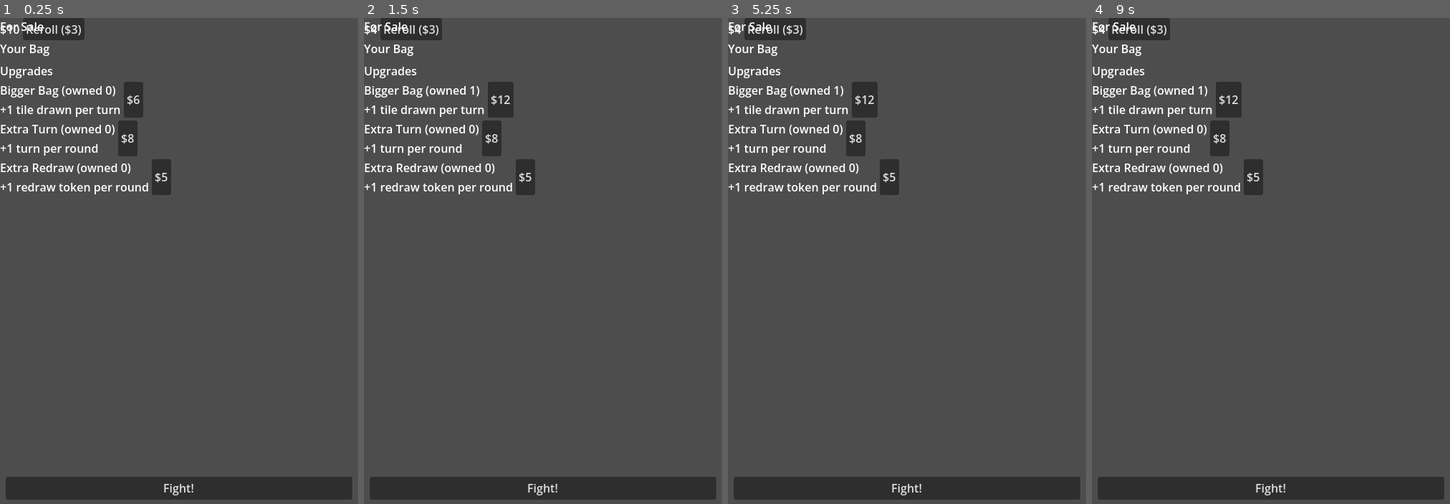
Above: before the commit, frames 1-4 (left to right).
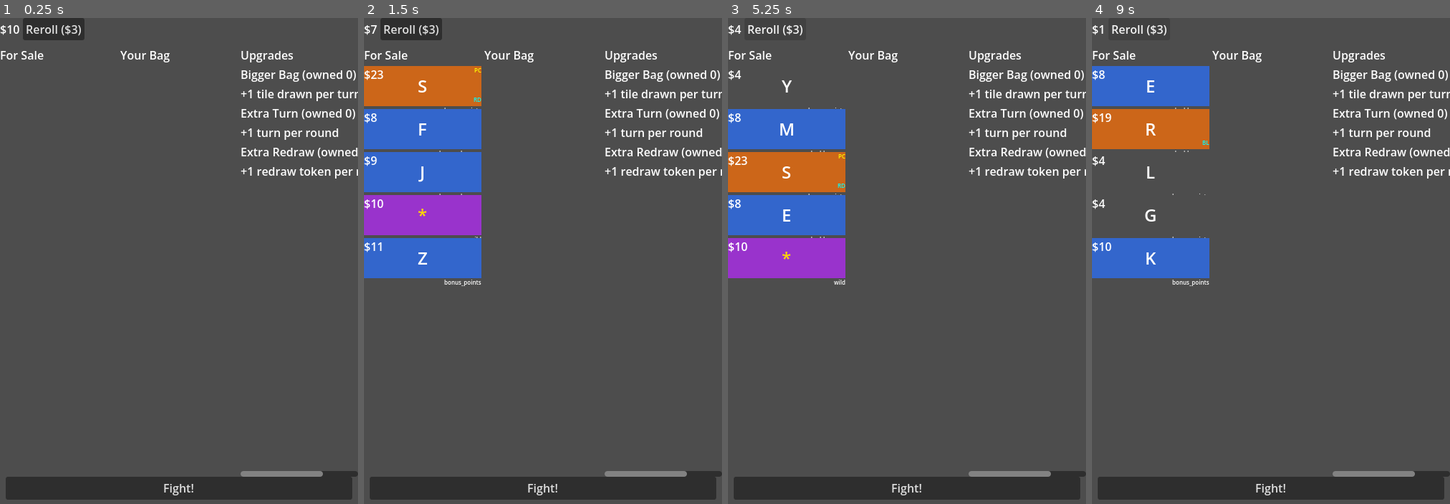
Above: after the commit, the same moments.

Repository: nilocky/letter-rogue
Game: Godot game, scene res://scenes/ShopScreen.tscn
The game is run twice, just before and just after one commit, with the same random seed, the same clock (stepped at 60 frames per second) and the same inputs. This scene is started directly instead of the project's main scene.
Inputs (mouse positions are in pixels of both pictures, inside the frame that each line leads up to):
- Up to frame 1 (0.25 s): no input
- Up to frame 2 (1.5 s): click "Reroll ($3)" at 0.5 s; click (496, 100) at 1.25 s, where only the run before the commit has a clickable "$6"
- Up to frame 3 (5.25 s): click (864, 100) at 2 s, where only the run before the commit has a clickable "$12"; click "Fight!" at 2.75 s; click (856, 139) at 3.5 s, where only the run before the commit has a clickable "$8"; click (889, 178) at 4.25 s, where only the run before the commit has a clickable "$5"; click "Reroll ($3)" at 5 s
- Up to frame 4 (9 s): click (1228, 100) at 5.75 s, where only the run before the commit has a clickable "$12"; click "Fight!" at 6.5 s; click (1220, 139) at 7.25 s, where only the run before the commit has a clickable "$8"; click (1253, 178) at 8 s, where only the run before the commit has a clickable "$5"; click "Reroll ($3)" at 8.75 s

The runs differ from the first frame. In frame 1, 5.3% of the frame differs, in the area x 0-100%, y 0-95%; in frame 2, 18%; in frame 3, 15%; in frame 4, 13%.

Commit message:
fix: three-column shop layout fills viewport, tiles expand in grid

Diff:
--- a/scenes/ShopScreen.tscn
+++ b/scenes/ShopScreen.tscn
@@ -22,34 +22,57 @@
 anchors_preset = 15
 anchor_right = 1.0
 anchor_bottom = 1.0
-margin_top = 40.0
-margin_bottom = -40.0
+offset_top = 40.0
+offset_bottom = -40.0
 
-[node name="Content" type="VBoxContainer" parent="MarginContainer"]
+[node name="Columns" type="HBoxContainer" parent="MarginContainer"]
+size_flags_horizontal = 3
+size_flags_vertical = 3
 
-[node name="ForSaleLabel" type="Label" parent="MarginContainer/Content"]
+[node name="ShopColumn" type="VBoxContainer" parent="MarginContainer/Columns"]
+size_flags_horizontal = 3
+size_flags_vertical = 3
+
+[node name="ForSaleLabel" type="Label" parent="MarginContainer/Columns/ShopColumn"]
 text = "For Sale"
 
-[node name="InventoryGrid" type="GridContainer" parent="MarginContainer/Content"]
+[node name="InventoryScroll" type="ScrollContainer" parent="MarginContainer/Columns/ShopColumn"]
+size_flags_horizontal = 3
+size_flags_vertical = 3
+
+[node name="InventoryGrid" type="GridContainer" parent="MarginContainer/Columns/ShopColumn/InventoryScroll"]
 unique_name_in_owner = true
 size_flags_horizontal = 3
-columns = 2
+columns = 1
 
-[node name="BagLabel" type="Label" parent="MarginContainer/Content"]
+[node name="BagColumn" type="VBoxContainer" parent="MarginContainer/Columns"]
+size_flags_horizontal = 3
+size_flags_vertical = 3
+
+[node name="BagLabel" type="Label" parent="MarginContainer/Columns/BagColumn"]
 text = "Your Bag"
 
-[node name="BagGrid" type="GridContainer" parent="MarginContainer/Content"]
+[node name="BagScroll" type="ScrollContainer" parent="MarginContainer/Columns/BagColumn"]
+size_flags_horizontal = 3
+size_flags_vertical = 3
+
+[node name="BagGrid" type="GridContainer" parent="MarginContainer/Columns/BagColumn/BagScroll"]
 unique_name_in_owner = true
 size_flags_horizontal = 3
-columns = 2
+columns = 1
 
-[node name="UpgradeLabel" type="Label" parent="MarginContainer/Content"]
+[node name="UpgradeColumn" type="VBoxContainer" parent="MarginContainer/Columns"]
+size_flags_horizontal = 3
+size_flags_vertical = 3
+
+[node name="UpgradeLabel" type="Label" parent="MarginContainer/Columns/UpgradeColumn"]
 text = "Upgrades"
 
-[node name="UpgradeScroll" type="ScrollContainer" parent="MarginContainer/Content"]
+[node name="UpgradeScroll" type="ScrollContainer" parent="MarginContainer/Columns/UpgradeColumn"]
+size_flags_horizontal = 3
 size_flags_vertical = 3
 
-[node name="UpgradeBox" type="VBoxContainer" parent="MarginContainer/Content/UpgradeScroll"]
+[node name="UpgradeBox" type="VBoxContainer" parent="MarginContainer/Columns/UpgradeColumn/UpgradeScroll"]
 unique_name_in_owner = true
 size_flags_horizontal = 3
 
--- a/scripts/screens/ShopScreen.gd
+++ b/scripts/screens/ShopScreen.gd
@@ -30,6 +30,7 @@
 	for i in range(GameState.shop_inventory.size()):
 		var cap = GameState.shop_inventory[i]
 		var elem = KeyCapScene.instantiate()
+		elem.size_flags_horizontal = Control.SIZE_EXPAND_FILL
 		var price_label = Label.new()
 		price_label.text = "$" + str(cap["price"])
 		elem.add_child(price_label)
@@ -41,6 +42,7 @@
 	for i in range(GameState.bag.size()):
 		var cap = GameState.bag[i]
 		var elem = KeyCapScene.instantiate()
+		elem.size_flags_horizontal = Control.SIZE_EXPAND_FILL
 		bag_grid.add_child(elem)
 		elem.setup(cap)
 		elem.clicked.connect(_on_bag_item_clicked.bind(i))
@@ -72,7 +74,9 @@
 		child.queue_free()
 	for u in ShopService.upgrade_defs():
 		var row = HBoxContainer.new()
+		row.size_flags_horizontal = Control.SIZE_EXPAND_FILL
 		var info = VBoxContainer.new()
+		info.size_flags_horizontal = Control.SIZE_EXPAND_FILL
 		var name_lbl = Label.new()
 		name_lbl.text = "%s (owned %d)" % [str(u["name"]), ShopService.owned_level(u["id"])]
 		var desc_lbl = Label.new()
